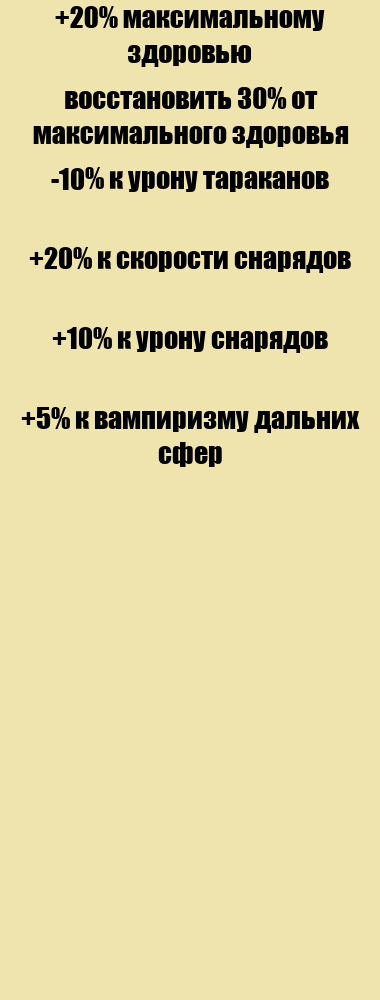
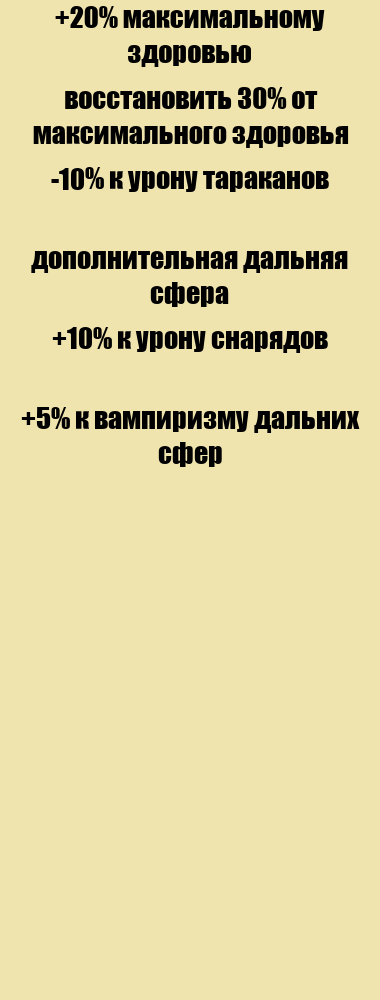
The second 380 x 1000 image is a revision of the first. Changes to its layers:
painted on "+10% к скорости снарядов" over [29, 247, 351, 307]
